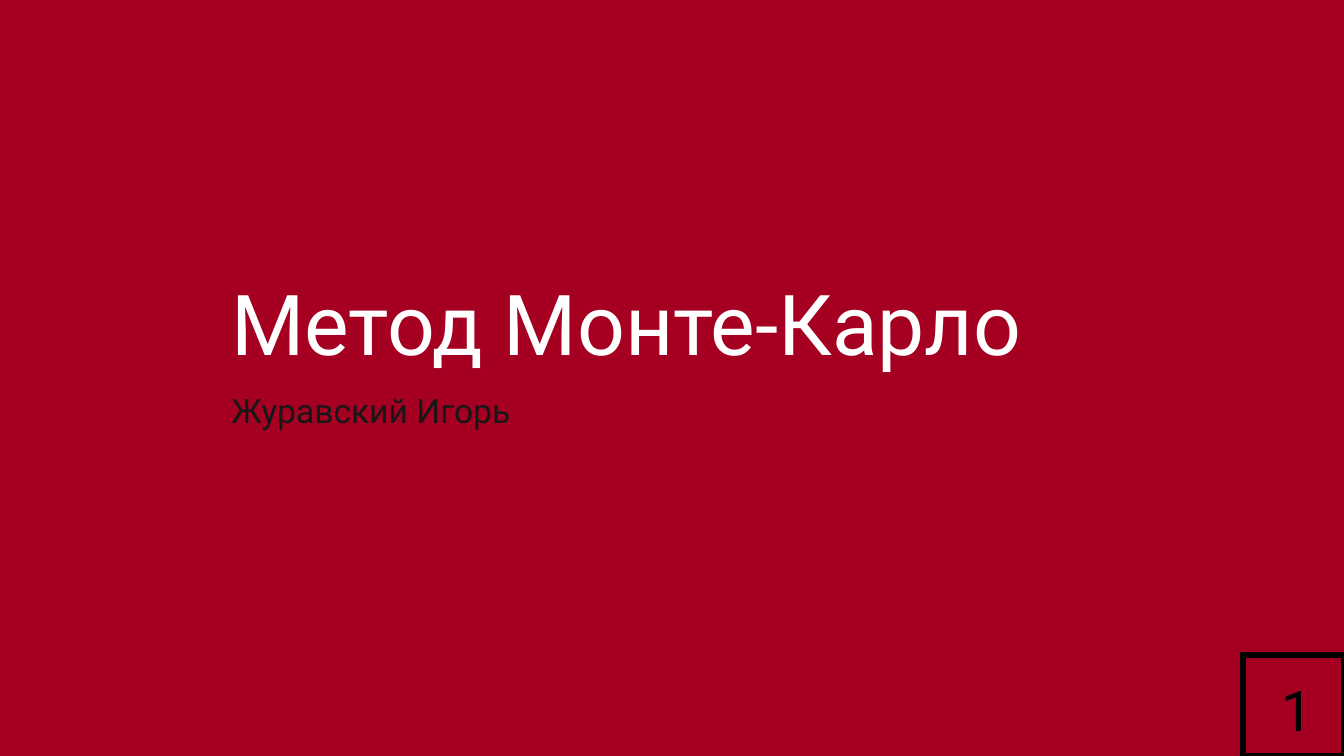
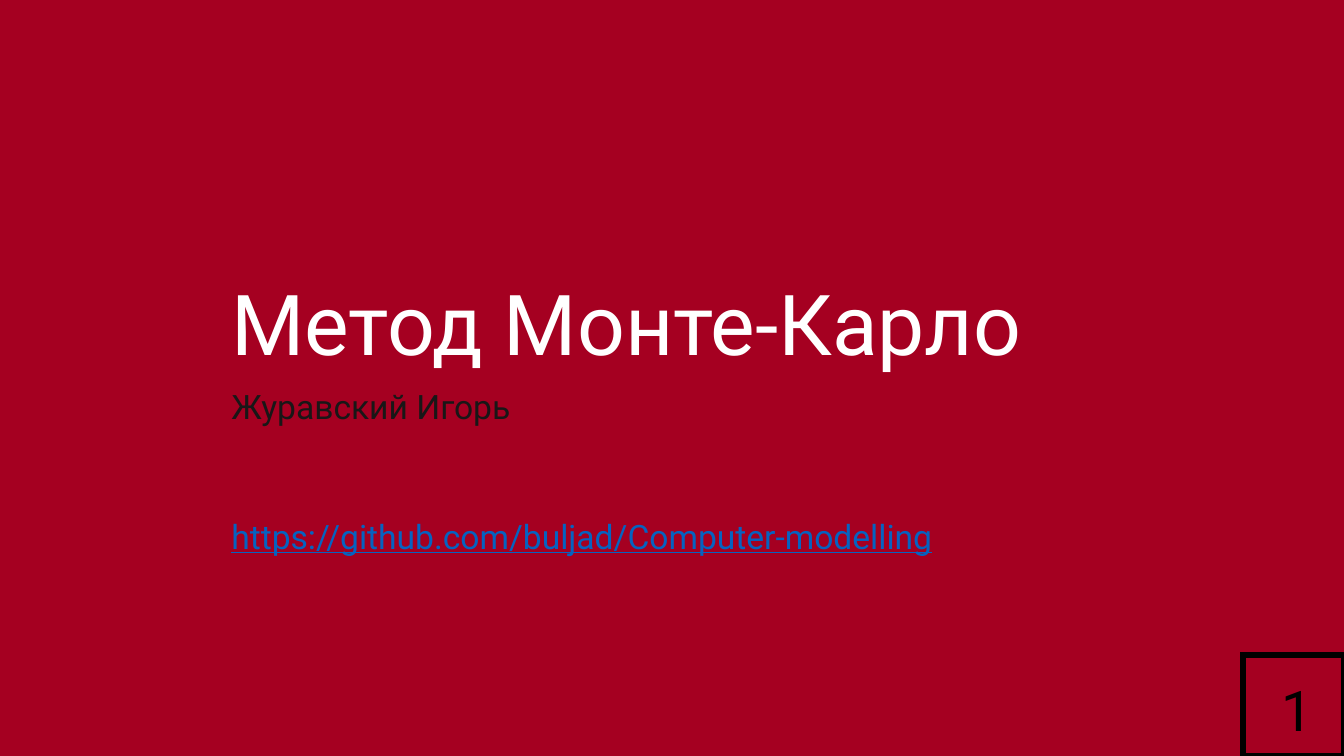
Before and after one commit to buljad/Computer-modelling, a slide deck: slide 1 of presentation.pptx. Drawn at 1344x756 pixels with LibreOffice and Linux fonts; fonts in the diff are those of the drawing. Boxes give left, top, right and bottom in pixels: in the first picture for what was removed or moved away, otherwise in the second. Text is boxed around its words. In the diff, an @@ line names an element or a change of style, - is before the commit and + after.

```diff
--- a/presentation.pptx
+++ b/presentation.pptx
@@ subtitle at [231,395,932,556]: text changed; text colour #181717 to #0563C1 @@
-Журавский Игорь
+Журавский Игорь
+https://github.com/buljad/Computer-modelling
```
Also in this commit, not shown: 5 other slides changed, 2 other files.
